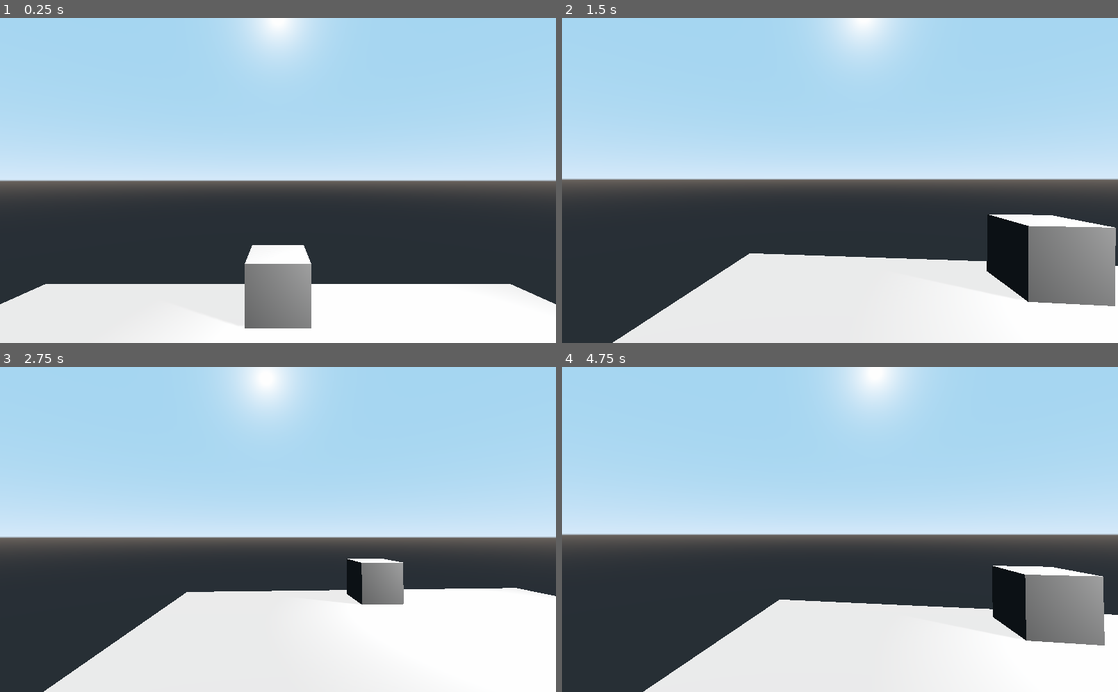
Above: before the commit, frames 1-4 (two rows, left to right).
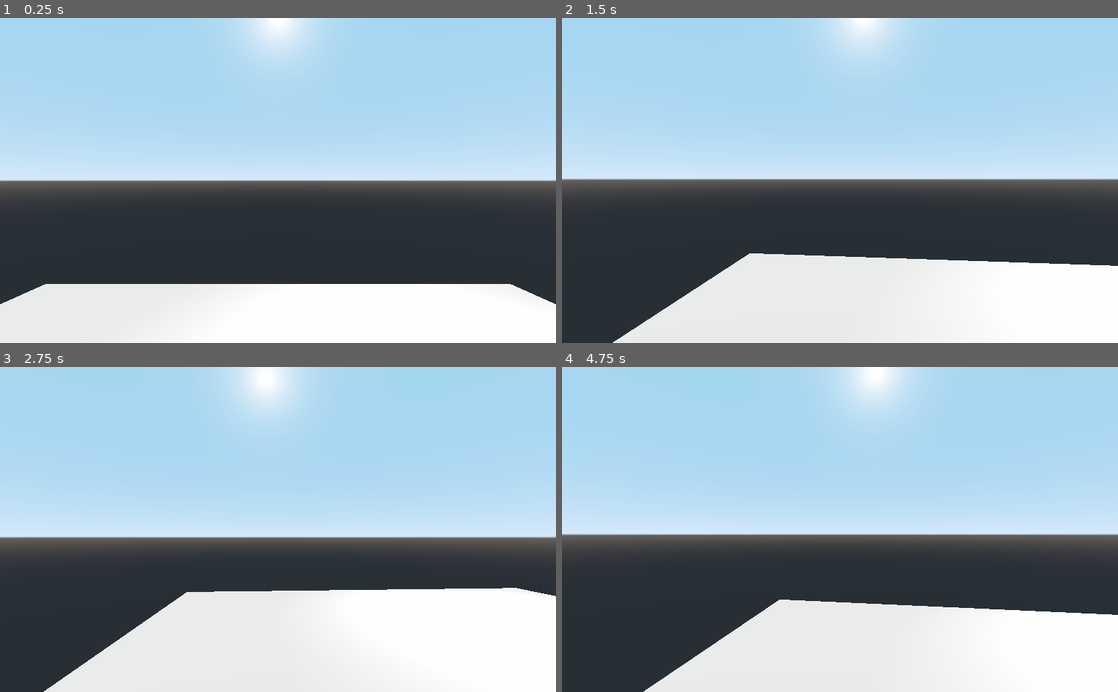
Above: after the commit, the same moments.

Repository: DefaultV/GodotServer
Game: Godot game, scene res://World.tscn
The game is run twice, just before and just after one commit, with the same random seed, the same clock (stepped at 60 frames per second) and the same inputs.
Inputs (mouse positions are in pixels of both pictures, inside the frame that each line leads up to):
- Up to frame 1 (0.25 s): no input
- Up to frame 2 (1.5 s): move the mouse to (867, 180) at 0.52 s; hold A (a) 0.53-1.28 s; tap D (d) at 0.8, 1.35 s; move the mouse to (812, 180) at 1.27 s
- Up to frame 3 (2.75 s): tap P (p) at 1.55, 2.1 s; tap Enter at 2 s; move the mouse to (289, 523) at 2.02 s; hold S (s) from 2.03 s (still down)
- Up to frame 4 (4.75 s): move the mouse to (834, 536) at 2.77 s; release S (s) at 2.78 s; tap S (s) at 2.85 s; tap W (w) at 3.05 s; tap Space at 3.5 s; move the mouse to (878, 532) at 3.52 s; hold W (w) 3.53-4.28 s; tap A (a) at 3.8, 4.35 s; move the mouse to (795, 526) at 4.27 s; tap D (d) at 4.55 s

The runs differ from the first frame. In frame 1, 3.0% of the frame differs, in the area x 44-56%, y 69-96%; in frame 2, 5.7%, in the area x 76-100%, y 60-89%; in frame 3, 1.4%; in frame 4, 4.3%.

Commit message:
Client - server update, transform

Diff:
--- /dev/null
+++ b/Cube.tscn
@@ -0,0 +1,18 @@
+[gd_scene load_steps=4 format=2]
+
+[ext_resource path="res://ID.gd" type="Script" id=1]
+
+[sub_resource type="BoxShape" id=1]
+
+[sub_resource type="CubeMesh" id=2]
+
+[node name="Cube" type="StaticBody"]
+script = ExtResource( 1 )
+ID = 1
+
+[node name="CollisionShape" type="CollisionShape" parent="."]
+shape = SubResource( 1 )
+
+[node name="MeshInstance" type="MeshInstance" parent="."]
+mesh = SubResource( 2 )
+material/0 = null
--- a/Network.gd
+++ b/Network.gd
@@ -12,7 +12,8 @@
 var socketUDPlisten = PacketPeerUDP.new()
 
 enum {
-	C_TRANSFORM = 0
+	C_SPAWN = 0,
+	C_TRANSFORM
 }
 
 func _ready():
@@ -22,8 +23,46 @@
 	if socketUDP.get_available_packet_count() > 0:
 		var rec = socketUDP.get_packet().get_string_from_ascii();
 		print(rec)
-		if int(rec) == C_TRANSFORM:
+		if int(rec[0]) == C_SPAWN:
+			print("spawning entity..")
+			spawn_entity(int(rec[2]), rec)
+		if int(rec[0]) == C_TRANSFORM:
 			print("Change transform");
+			change_entity(int(rec[2]), rec)
+
+var CUBE = preload("res://Cube.tscn")
+
+func spawn_entity(id, trans):
+	var entity = get_node("/root/World/Entities");
+	if id == 1:
+		#0 2 456789012
+		#0:1:000111222
+		print(trans)
+		var cube = CUBE.instance()
+		var vec:Vector3 = Vector3(int(trans[4]), int(trans[5]), int(trans[6]))
+		var rot:Vector3 = Vector3(int(trans[7]), int(trans[8]), int(trans[9]))
+		cube.translation = vec;
+		cube.rotation = rot
+		#cube.rotate(int(trans[7]), int(trans[8]), int(trans[9]))
+		cube.scale.x = int(trans[10])
+		cube.scale.y = int(trans[11])
+		cube.scale.z = int(trans[12])
+		entity.add_child(cube)
+
+func change_entity(id, trans):
+	var entity = get_node("/root/World/Entities");
+	for child in entity.get_children():
+		if child.ID == id:
+			#0 2 456789012
+			#0:1:000111222
+			print(trans)
+			var vec:Vector3 = Vector3(int(trans[4]), int(trans[5]), int(trans[6]))
+			var rot:Vector3 = Vector3(int(trans[7]), int(trans[8]), int(trans[9]))
+			child.translation = vec;
+			child.rotation = rot
+			child.scale.x = int(trans[10])
+			child.scale.y = int(trans[11])
+			child.scale.z = int(trans[12])
 
 func start_client():
 
@@ -33,7 +72,7 @@
 	#	print("error connecting to host")
 	if (socketUDP.listen(clientport, "*", 512) != OK):
 		print("Error setting destination address")
-	send("0")
+	send("0000000000000")
 	#if (socketUDPlisten.wait() == OK):
 	#	print("Return!")
 
@@ -44,4 +83,5 @@
 				socketUDP.put_packet(pac)
 
 func _exit_tree():
+	send("1");
 	socketUDP.close()
--- a/Player.gd
+++ b/Player.gd
@@ -29,7 +29,7 @@
 	var vy = velocity.y
 	velocity = Vector3.ZERO
 	if Input.is_action_just_pressed("p"):
-		network.send("0")
+		network.send("2000000000000")
 	if Input.is_action_pressed("w"):
 		velocity += -anchor.transform.basis.z * speed;
 	if Input.is_action_pressed("s"):
@@ -43,8 +43,8 @@
 func _input(event):
 	if event is InputEventMouseButton:
 		if event.pressed:
-			print("sending...")
-			network.send("2");
+			print("sending nothing...")
+			#network.send("2");
 	if event is InputEventMouseMotion:
 		anchor.rotate_y(-event.get_relative().x * mouse_sensitivity.x)
 		var camrotatey = -event.get_relative().y * mouse_sensitivity.y;
--- a/World.tscn
+++ b/World.tscn
@@ -1,8 +1,7 @@
-[gd_scene load_steps=10 format=2]
+[gd_scene load_steps=7 format=2]
 
 [ext_resource path="res://Player.gd" type="Script" id=1]
 [ext_resource path="res://Network.gd" type="Script" id=2]
-[ext_resource path="res://ID.gd" type="Script" id=3]
 
 [sub_resource type="PhysicsMaterial" id=1]
 friction = 1.5
@@ -14,10 +13,6 @@
 
 [sub_resource type="CubeMesh" id=4]
 size = Vector3( 1, 0.05, 1 )
-
-[sub_resource type="BoxShape" id=5]
-
-[sub_resource type="CubeMesh" id=6]
 
 [node name="World" type="Spatial"]
 
@@ -51,18 +46,6 @@
 mesh = SubResource( 4 )
 material/0 = null
 
-[node name="Cube" type="StaticBody" parent="."]
-transform = Transform( 0.5, 0, 0, 0, 0.5, 0, 0, 0, 0.5, 0, 0.5, -4 )
-script = ExtResource( 3 )
-ID = 1
-
-[node name="CollisionShape" type="CollisionShape" parent="Cube"]
-shape = SubResource( 5 )
-
-[node name="MeshInstance" type="MeshInstance" parent="Cube"]
-mesh = SubResource( 6 )
-material/0 = null
-
 [node name="DirectionalLight" type="DirectionalLight" parent="."]
 transform = Transform( 1, 0, 0, 0, -0.573577, 0.819152, 0, -0.819152, -0.573577, 0, 5, -5 )
 directional_shadow_mode = 1
@@ -71,3 +54,5 @@
 [node name="OmniLight" type="OmniLight" parent="."]
 transform = Transform( 1, 0, 0, 0, 1, 0, 0, 0, 1, 1.90145, 1.86431, -2.32947 )
 shadow_enabled = true
+
+[node name="Entities" type="Spatial" parent="."]
Not shown, changed: server/Server.cpp
Not shown, changed: server/main.cpp
